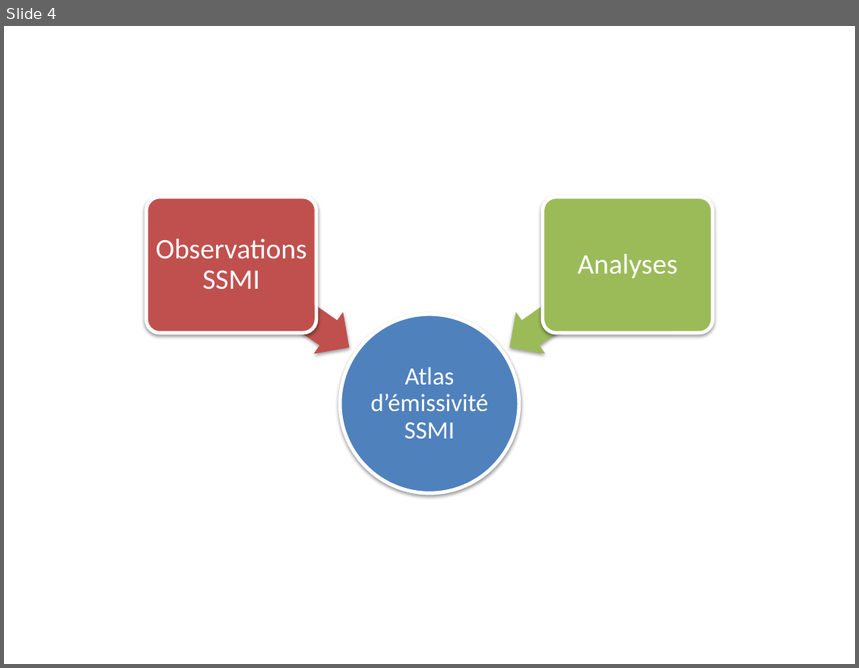
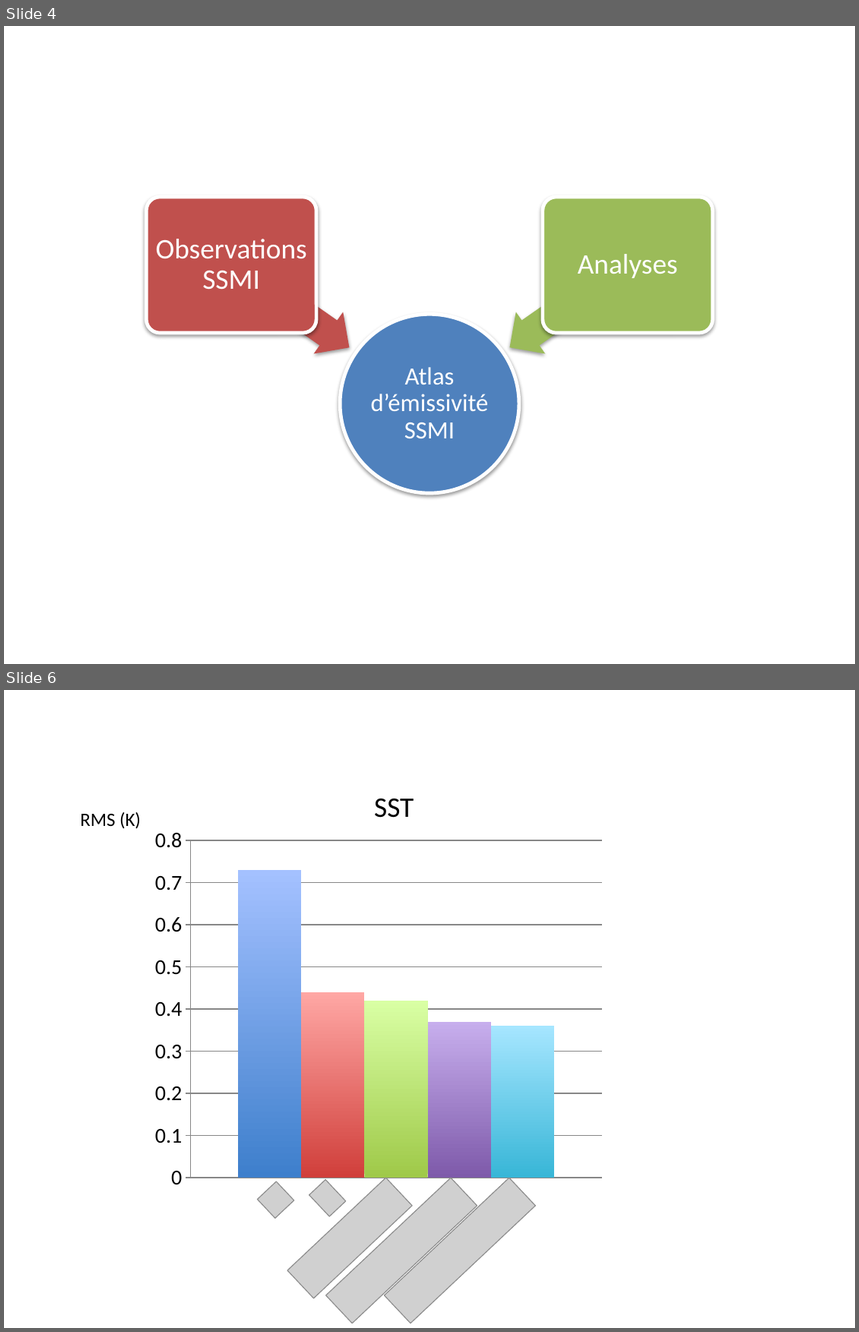
Before and after one commit to FredericBernardo/Thesis-defense, a slide deck: images/originals/models.pptx. Shown one above the other, each under a label of ours: slide 4 before the commit, slides 4 and 6 after it; the slides between them are not shown. The pictures are 859x668 and 859x1332 pixels, drawn with LibreOffice and Linux fonts; fonts in the diff are those of the drawing; grey boxes stand for pictures. Boxes give left, top, right and bottom in pixels: in the first picture for what was removed or moved away, otherwise in the second. Text is boxed around its words. In the diff, an @@ line names an element or a change of style, - is before the commit and + after.

```diff
--- a/images/originals/models.pptx
+++ b/images/originals/models.pptx
@@ slide 6 added at bbox=[4, 690, 855, 1328], background #FFFFFF @@
@@ text added at bbox=[374, 798, 414, 818], 24 pt, text #000000 @@
+SST
@@ text added at bbox=[80, 812, 141, 829], 16 pt, text #000000 @@
+RMS (K)
@@ column chart added at bbox=[146, 820, 612, 1198] @@
+categories: 1
+Series 1: 0.73
+Series 2: 0.44
+Series 3: 0.42
+Series 4: 0.37
+Series 5: 0.36
@@ picture added at bbox=[257, 1182, 294, 1219] @@
@@ picture added at bbox=[287, 1178, 412, 1299] @@
@@ picture added at bbox=[310, 1180, 346, 1217] @@
@@ picture added at bbox=[325, 1178, 477, 1323] @@
@@ picture added at bbox=[385, 1178, 536, 1323] @@
```
Also in this commit, not shown: 3 other slides added, 1 slide removed, 12 other files.
